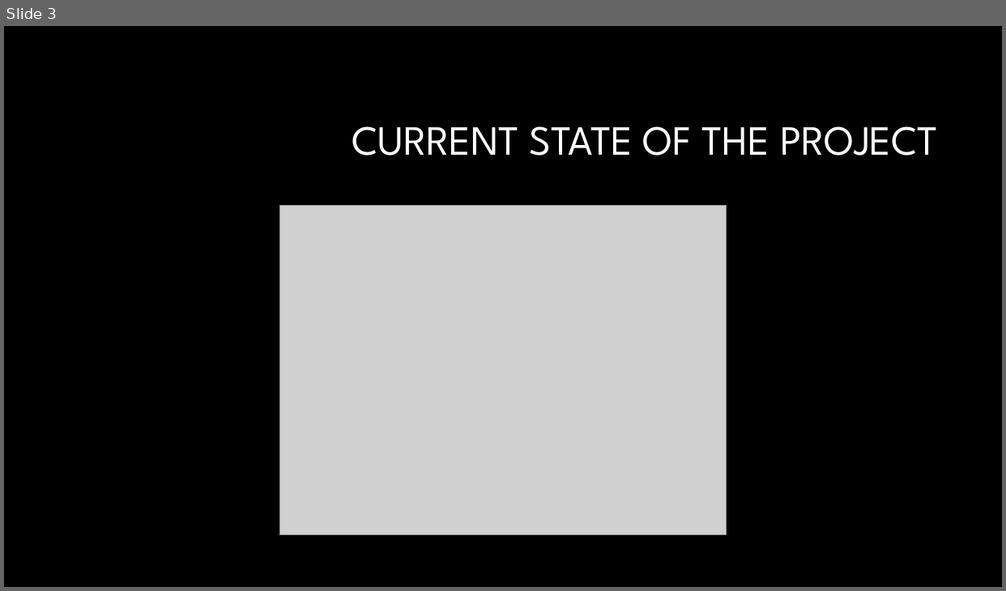
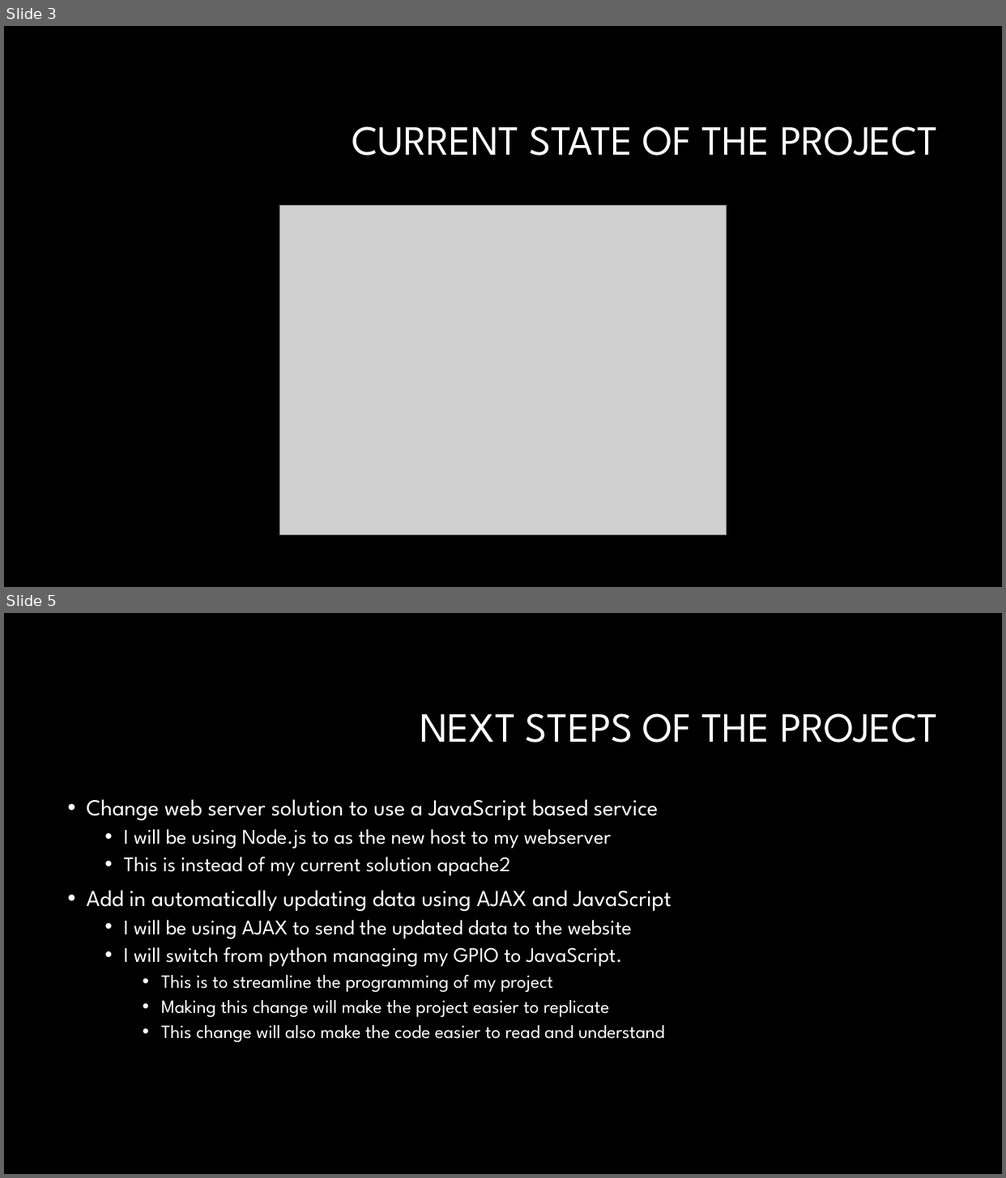
Before and after one commit to mattking976/Final-Year-Work, a slide deck: Final-Year-Project/Presentations/Assessed Progress presentation.pptx. Shown one above the other, each under a label of ours: slide 3 before the commit, slides 3 and 5 after it; the slides between them are not shown. The pictures are 1006x591 and 1006x1178 pixels, drawn with LibreOffice and Linux fonts; fonts in the diff are those of the drawing; grey boxes stand for pictures; background and template pictures are left out. Boxes give left, top, right and bottom in pixels: in the first picture for what was removed or moved away, otherwise in the second. Text is boxed around its words. In the diff, an @@ line names an element or a change of style, - is before the commit and + after.

Commit message:
Updated presentation

```diff
--- a/Final-Year-Project/Presentations/Assessed Progress presentation.pptx
+++ b/Final-Year-Project/Presentations/Assessed Progress presentation.pptx
@@ slide 5 added at [4,613,1002,1174], background #000000 @@
@@ title added at [420,713,938,743], 40 pt, text #FFFFFF @@
+NEXT STEPS OF THE PROJECT
@@ text added at [87,799,671,1042], 20 pt, text #FFFFFF @@
+• Change web server solution to use a JavaScript based service
+  • I will be using Node.js to as the new host to my webserver
+  • This is instead of my current solution apache2
+• Add in automatically updating data using AJAX and JavaScript
+  • I will be using AJAX to send the updated data to the website
+  • I will switch from python managing my GPIO to JavaScript.
+    • This is to streamline the programming of my project
+    • Making this change will make the project easier to replicate
+    • This change will also make the code easier to read and understand
```
Also in this commit, not shown: 1 slide changed, 1 other file.
